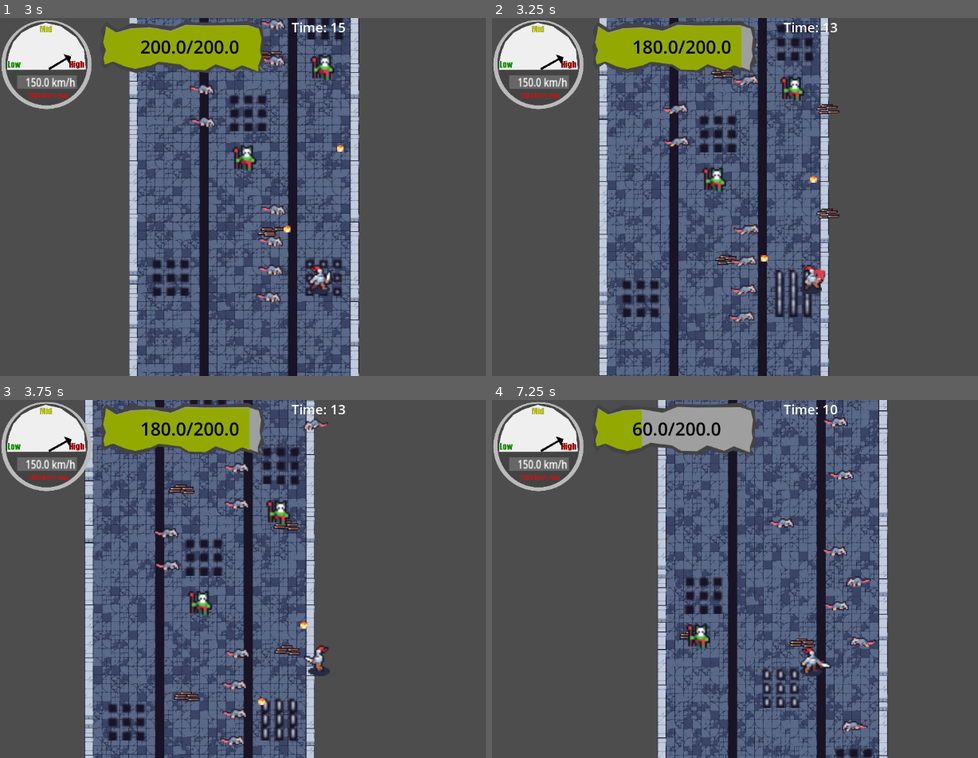
Above: before the commit, frames 1-4 (two rows, left to right).
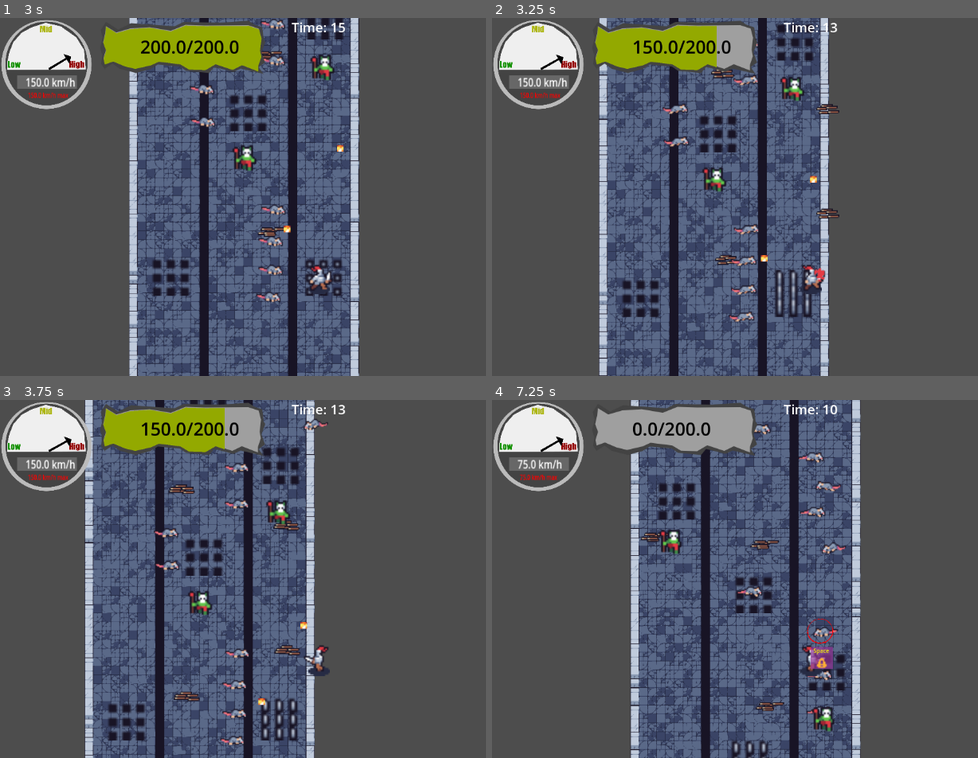
Above: after the commit, the same moments.

Repository: Arsen-Lovecraft/roguelite-runner
Game: Godot game, scene res://_utests_and_debug_instruments/test_run_controller/test_run_controller.tscn
Same seed, same stepped clock (60 frames per second), same inputs: the game is played once before the commit and once after it.
Inputs (mouse positions are in pixels of both pictures, inside the frame that each line leads up to):
- Up to frame 1 (3 s): move the mouse to (456, 179) at 0.52 s; hold D (turn_right) 0.53-1.28 s; click (456, 179) at 0.6 s; move the mouse to (189, 214) at 1.27 s; hold A (turn_left) 1.28-2.03 s; click (189, 214) at 1.35 s; move the mouse to (383, 118) at 2.02 s; hold D (turn_right) from 2.03 s (still down); click (383, 118) at 2.1 s; move the mouse to (286, 268) at 2.77 s; click (286, 268) at 2.85 s
- Up to frame 2 (3.25 s): keep holding D (turn_right)
- Up to frame 3 (3.75 s): move the mouse to (outside the picture) at 3.52 s; release D (turn_right) at 3.53 s; hold A (turn_left) from 3.53 s (still down); click (outside the picture) at 3.6 s
- Up to frame 4 (7.25 s): move the mouse to (618, 525) at 4.27 s; click (618, 525) at 4.35 s; move the mouse to (841, 579) at 5.02 s; click (841, 579) at 5.1 s; move the mouse to (715, 489) at 5.77 s; release A (turn_left) at 5.78 s; hold D (turn_right) from 5.78 s (still down); click (715, 489) at 5.85 s; move the mouse to (948, 561) at 6.52 s; click (948, 561) at 6.6 s

Frame 1 is identical in both runs. In frame 2, 0.6% of the frame differs, in the area x 30-52%, y 2-15%; in frame 3, 0.6%; in frame 4, 35%, in the area x 5-82%, y 0-100%.

Commit message:
Refactoring
Delete Event Bus dependecies
Introduction of DamageTraitDispatcher

Diff:
--- a/_utests_and_debug_instruments/test_run_controller/test_run_controller.tscn
+++ b/_utests_and_debug_instruments/test_run_controller/test_run_controller.tscn
@@ -324,6 +324,6 @@
 [node name="PsPlayer" parent="TestLevel" instance=ExtResource("6_5e023")]
 
 [node name="WinArea" parent="TestLevel" instance=ExtResource("8_ualj2")]
-position = Vector2(102, -8460)
+position = Vector2(338, -1328)
 
 [node name="LevelRunHud" parent="." instance=ExtResource("9_6vkv0")]
--- /dev/null
+++ b/godot_resources/damage_traits/dynamic_obstacle_damage_trait.tres
@@ -0,0 +1,8 @@
+[gd_resource type="Resource" script_class="RDamageTrait" load_steps=2 format=3 uid="uid://b0lxy7x6fn1cj"]
+
+[ext_resource type="Script" uid="uid://by6y6jex5g0ry" path="res://scripts/traits/tr_dangerous_area.gd" id="1_xp5wk"]
+
+[resource]
+script = ExtResource("1_xp5wk")
+damage = 20.0
+metadata/_custom_type_script = "uid://by6y6jex5g0ry"
--- /dev/null
+++ b/godot_resources/damage_traits/fireball_damage_trait.tres
@@ -0,0 +1,8 @@
+[gd_resource type="Resource" script_class="RDamageTrait" load_steps=2 format=3 uid="uid://dce31oihbq8lx"]
+
+[ext_resource type="Script" uid="uid://by6y6jex5g0ry" path="res://scripts/traits/tr_dangerous_area.gd" id="1_wk7rf"]
+
+[resource]
+script = ExtResource("1_wk7rf")
+damage = 45.0
+metadata/_custom_type_script = "uid://by6y6jex5g0ry"
--- /dev/null
+++ b/godot_resources/damage_traits/mage_ai_damage_trait.tres
@@ -0,0 +1,8 @@
+[gd_resource type="Resource" script_class="RDamageTrait" load_steps=2 format=3 uid="uid://0lhgjmw0rnh6"]
+
+[ext_resource type="Script" uid="uid://by6y6jex5g0ry" path="res://scripts/traits/tr_dangerous_area.gd" id="1_m5csn"]
+
+[resource]
+script = ExtResource("1_m5csn")
+damage = 10.0
+metadata/_custom_type_script = "uid://by6y6jex5g0ry"
--- /dev/null
+++ b/godot_resources/damage_traits/melee_ai_damage_trait.tres
@@ -0,0 +1,8 @@
+[gd_resource type="Resource" script_class="RDamageTrait" load_steps=2 format=3 uid="uid://fmw15toubp5r"]
+
+[ext_resource type="Script" uid="uid://by6y6jex5g0ry" path="res://scripts/traits/tr_dangerous_area.gd" id="1_rohe2"]
+
+[resource]
+script = ExtResource("1_rohe2")
+damage = 22.0
+metadata/_custom_type_script = "uid://by6y6jex5g0ry"
--- /dev/null
+++ b/godot_resources/damage_traits/static_obstacle_damage_trait.tres
@@ -0,0 +1,8 @@
+[gd_resource type="Resource" script_class="RDamageTrait" load_steps=2 format=3 uid="uid://c0eiftumq3sr1"]
+
+[ext_resource type="Script" uid="uid://by6y6jex5g0ry" path="res://scripts/traits/tr_dangerous_area.gd" id="1_xad8s"]
+
+[resource]
+script = ExtResource("1_xad8s")
+damage = 50.0
+metadata/_custom_type_script = "uid://by6y6jex5g0ry"
--- a/scenes/level_run/ps_life_timer.gd
+++ b/scenes/level_run/ps_life_timer.gd
@@ -11,7 +11,6 @@
 func _ready() -> void:
     _connect_signals()
     _time_left_timer.wait_time = _time_stamp
-    life_timer_timeout.emit()
     emit_state_every_t(1.0)
 
 func set_time(time: int) -> void:
@@ -36,5 +35,3 @@
 
 func _on_time_left_timer() -> void:
     life_timer_timeout.emit()
-    ##TODO Decouple
-    EventBus.life_time_left.emit()
--- a/scenes/level_run/ps_win_area.gd
+++ b/scenes/level_run/ps_win_area.gd
@@ -1,7 +1,10 @@
 class_name WinArea
 extends Area2D
 
-func _ready() -> void	:
+signal player_completed_level()
+
+func _ready() -> void:
+	add_to_group("win_area")
 	_connect_signals()
 
 func _connect_signals() -> void:
@@ -9,5 +12,4 @@
 
 func _on_body_entered(body: Node2D) -> void:
 	if(body is Player):
-		##TODO Decouple
-		EventBus.player_completed_level.emit()
+		player_completed_level.emit()
--- a/scenes/level_run_obstacles/ai/mage_ai/ps_fireball.gd
+++ b/scenes/level_run_obstacles/ai/mage_ai/ps_fireball.gd
@@ -1,7 +1,7 @@
 class_name Fireball
 extends Area2D
 
-@onready var _damage_trait: RDamageTrait = RDamageTrait.new().duplicate()
+@onready var _damage_trait: RDamageTrait = preload("res://godot_resources/damage_traits/fireball_damage_trait.tres")
 @onready var fireball_visible_on_screen_notifier_2d: VisibleOnScreenNotifier2D = %FireballVisibleOnScreenNotifier2D
 
 var velocity: float = 20
@@ -20,8 +20,6 @@
 func _on_body_entered(body: Node2D) -> void:
 	if(body is Player):
 		_damage_trait.player_damaged.emit(_damage_trait.damage)
-		##TODO Decouple
-		EventBus.player_damaged.emit(_damage_trait.damage)
 		queue_free()
 
 func _on_screen_exited() -> void:
--- a/scenes/level_run_obstacles/ai/mage_ai/ps_mage_ai.gd
+++ b/scenes/level_run_obstacles/ai/mage_ai/ps_mage_ai.gd
@@ -8,7 +8,7 @@
 @export var fireball_velocity: float = 80
 @export var shot_in_advance_time: float = 1.25
 
-@onready var _damage_trait: RDamageTrait = RDamageTrait.new().duplicate()
+@onready var _damage_trait: RDamageTrait = preload("res://godot_resources/damage_traits/mage_ai_damage_trait.tres")
 @onready var _cooldown_timer: Timer = %CooldownTimer
 @onready var _fireball_ps: PackedScene = preload("res://scenes/level_run_obstacles/ai/mage_ai/ps_fireball.tscn")
 
@@ -23,8 +23,6 @@
 func _on_body_entered(body: Node2D) -> void:
 	if(body is Player):
 		_damage_trait.player_damaged.emit(_damage_trait.damage)
-		##TODO Decouple
-		EventBus.player_damaged.emit(_damage_trait.damage)
 		mage_died.emit()
 		queue_free()
 
--- a/scenes/level_run_obstacles/ai/melee_ai/ps_melee_ai.gd
+++ b/scenes/level_run_obstacles/ai/melee_ai/ps_melee_ai.gd
@@ -6,7 +6,7 @@
 
 var velocity: float = 0.0
 
-@onready var damage_trait: RDamageTrait = RDamageTrait.new().duplicate()
+@onready var damage_trait: RDamageTrait = preload("res://godot_resources/damage_traits/melee_ai_damage_trait.tres")
 
 func _ready() -> void:
 	velocity = speed
@@ -31,6 +31,4 @@
 func _on_body_entered(body: Node2D) -> void:
 	if(body is Player):
 		damage_trait.player_damaged.emit(damage_trait.damage)
-		##TODO Decouple
-		EventBus.player_damaged.emit(damage_trait.damage)
 		queue_free()
--- a/scenes/level_run_obstacles/not_ai/ps_dynamic_obstacle.gd
+++ b/scenes/level_run_obstacles/not_ai/ps_dynamic_obstacle.gd
@@ -1,7 +1,7 @@
 class_name DynamicObstacle
 extends Area2D
 
-@onready var damage_trait: RDamageTrait = RDamageTrait.new().duplicate()
+@onready var damage_trait: RDamageTrait = preload("res://godot_resources/damage_traits/dynamic_obstacle_damage_trait.tres")
 
 func _ready() -> void:
 	_connect_signals()
@@ -12,6 +12,4 @@
 func _on_body_entered(body: Node2D) -> void:
 	if( body is Player):
 		damage_trait.player_damaged.emit(damage_trait.damage)
-		##TODO Decouple
-		EventBus.player_damaged.emit(damage_trait.damage)
 		queue_free()
--- a/scenes/level_run_obstacles/not_ai/ps_static_obstacle.gd
+++ b/scenes/level_run_obstacles/not_ai/ps_static_obstacle.gd
@@ -3,7 +3,7 @@
 
 @onready var _static_obstacle_animation_player: AnimationPlayer = %StaticObstacleAnimationPlayer
 
-@onready var damage_trait: RDamageTrait = RDamageTrait.new().duplicate()
+@onready var damage_trait: RDamageTrait = preload("res://godot_resources/damage_traits/static_obstacle_damage_trait.tres")
 
 func  _ready() -> void:
 	_connect_signals()
@@ -19,8 +19,6 @@
 	for i: Node2D in self.get_overlapping_bodies():
 		if(i is Player):
 			damage_trait.player_damaged.emit(damage_trait.damage)
-			##TODO Decouple
-			EventBus.player_damaged.emit(damage_trait.damage)
 
 func _on_body_entered(body: Node2D) -> void:
 	if( body is Player):
--- a/scenes/player/player_animation_tree.gd
+++ b/scenes/player/player_animation_tree.gd
@@ -14,14 +14,14 @@
 	_update_animations_speed()
 
 func _connect_signals() -> void:
-	if EventBus.life_time_left.connect(_on_life_time_left): printerr("Fail: ",get_stack())
+	if _player.lost.connect(_on_lost): printerr("Fail: ",get_stack())
 	if _player.moved_left.connect(_on_moved_left): printerr("Fail: ",get_stack())
 	if _player.moved_right.connect(_on_moved_right): printerr("Fail: ",get_stack())
 	if _player.moved_up.connect(_on_moved_up): printerr("Fail: ",get_stack())
 	if _player.smashed.connect(_on_smashed): printerr("Fail: ",get_stack())
-	if EventBus.player_damaged.connect(_on_player_damaged): printerr("Fail: ",get_stack())
+	if _player.player_is_damaged.connect(_on_player_is_damaged): printerr("Fail: ",get_stack())
 
-func _on_life_time_left() -> void:
+func _on_lost() -> void:
 	if(_animation_state_machine_playback.get_current_node() == "steering_up" or
 	_animation_state_machine_playback.get_current_node() == "smash_up"):
 		_animation_state_machine_playback.start("death_up")
@@ -51,7 +51,7 @@
 	elif(_animation_state_machine_playback.get_current_node() == "steering_right"):
 		_animation_state_machine_playback.travel("smash_right")
 
-func _on_player_damaged(_damage: float) -> void:
+func _on_player_is_damaged() -> void:
 	if (randi_range(0,1) == 0 and !_vfx_animation_player.is_playing()):
 		_vfx_animation_player.play("blood_left")
 	elif(!_vfx_animation_player.is_playing()):
--- a/scenes/player/ps_player.gd
+++ b/scenes/player/ps_player.gd
@@ -5,6 +5,8 @@
 signal moved_left()
 signal moved_up()
 signal smashed()
+signal player_is_damaged()
+signal lost()
 
 var player_data: RPlayerData = preload("res://godot_resources/r_default_player_data.tres")
 @onready var smash_area_2d: SmashArea2D = %SmashArea2D
@@ -25,8 +27,6 @@
 
 func _connect_signals() -> void:
 	if player_data.player_stamina_waste.connect(_on_player_stamina_waste): printerr("Fail: ",get_stack())
-	if EventBus.life_time_left.connect(_on_life_time_left): printerr("Fail: ",get_stack())
-	if EventBus.player_damaged.connect(_on_player_damaged): printerr("Fail: ",get_stack())
 
 func _move_player(delta: float) -> void:
 	if(velocity.y < player_data.current_velocity):
@@ -71,9 +71,11 @@
 	if(player_data.current_velocity != 0):
 		player_data.current_velocity += 75
 
-func _on_life_time_left() -> void:
+func _on_lost() -> void:
+	lost.emit()
 	player_data.max_velocity = 0
 	player_data.steering_velocity = 0
 
-func _on_player_damaged(damage: float) -> void:
+func _on_player_is_damaged(damage: float) -> void:
+	player_is_damaged.emit()
 	player_data.stamina -= damage
--- a/scenes/player/ps_player.tscn
+++ b/scenes/player/ps_player.tscn
@@ -884,7 +884,6 @@
 scale = Vector2(2.75, 2.75)
 texture = ExtResource("2_nrv1g")
 hframes = 6
-frame = 2
 
 [node name="BloodVFXSprite2D" type="Sprite2D" parent="."]
 visible = false
--- a/scenes/ui/ps_timer_ui.gd
+++ b/scenes/ui/ps_timer_ui.gd
@@ -1,22 +1,23 @@
 class_name UITimer
 extends Control
 
-@onready var time_label: Label = %TimeLabel
+@onready var _time_label: Label = %TimeLabel
 
 func _ready() -> void:
-	#TODO	 private access
+	_connect_signals()
+
+func _connect_signals() -> void:
 	(get_tree().get_first_node_in_group("run_controller") as RunController)._life_timer.time_updated.connect(_on_timer_updated)
 	(get_tree().get_first_node_in_group("run_controller") as RunController).won.connect(_on_won)
 	(get_tree().get_first_node_in_group("run_controller") as RunController).lost.connect(_on_lost)
 
-
 func _on_timer_updated(time: int) -> void:
-	time_label.text = "Time: " + str(time)
+	_time_label.text = "Time: " + str(time)
 
 func _on_won() -> void:
-	time_label.text = "Win!"
+	_time_label.text = "Win!"
 	(get_tree().get_first_node_in_group("run_controller") as RunController)._life_timer.time_updated.disconnect(_on_timer_updated)
 
 func _on_lost() -> void:
-	time_label.text = "Time is out. You lost!"
+	_time_label.text = "Time is out. You lost!"
 	(get_tree().get_first_node_in_group("run_controller") as RunController)._life_timer.time_updated.disconnect(_on_timer_updated)
--- a/scripts/autoload/event_bus.gd
+++ b/scripts/autoload/event_bus.gd
@@ -1,10 +1 @@
 extends Node
-
-@warning_ignore("unused_signal")
-signal player_damaged(damage: float)
-
-@warning_ignore("unused_signal")
-signal player_completed_level()
-
-@warning_ignore("unused_signal")
-signal life_time_left()
--- a/scripts/core/run_controller.gd
+++ b/scripts/core/run_controller.gd
@@ -4,14 +4,17 @@
 signal won()
 signal lost()
 
-var _life_timer: LifeTimer = preload("res://scenes/level_run/ps_life_timer.tscn").instantiate()
 var _player_data: RPlayerData = preload("res://godot_resources/r_default_player_data.tres")
+var _life_timer: LifeTimer
+var _damage_traits_dispatcher: DamageTraitsDispatcher
 
 func _init() -> void:
 	self.add_to_group("run_controller")
-	_life_timer.set_time(_player_data.default_start_time)
+	_life_timer = preload("res://scenes/level_run/ps_life_timer.tscn").instantiate()
+	_damage_traits_dispatcher = DamageTraitsDispatcher.new()
 
 func _ready() -> void:
+	_life_timer.set_time(_player_data.default_start_time)
 	add_child(_life_timer)
 	_connect_signals()
 	start_level_run()
@@ -28,7 +31,9 @@
 
 func _connect_signals() -> void:
 	if _life_timer.life_timer_timeout.connect(_on_life_timer_timeout): printerr("Fail: ",get_stack())
-	if EventBus.player_completed_level.connect(_on_player_completed_level): printerr("Fail: ",get_stack())
+	if (get_tree().get_first_node_in_group("win_area") as WinArea).player_completed_level.connect(_on_player_completed_level): printerr("Fail: ",get_stack())
+	if _damage_traits_dispatcher.player_is_damaged.connect((get_tree().get_first_node_in_group("player")as Player)._on_player_is_damaged): printerr("Fail: ",get_stack())
+	if _life_timer.life_timer_timeout.connect((get_tree().get_first_node_in_group("player") as Player)._on_lost): printerr("Fail: ",get_stack())
 
 func _on_life_timer_timeout() -> void:
 	end_level_lose()
--- /dev/null
+++ b/scripts/traits/damage_traits_dispatcher.gd
@@ -0,0 +1,30 @@
+class_name DamageTraitsDispatcher
+extends RefCounted
+
+signal player_is_damaged(damage: float)
+
+var _traits: Array[RDamageTrait]
+
+func _init() -> void:
+	_load_traits()
+	_connect_signals()
+
+func _load_traits() -> void:
+	var dir: DirAccess = DirAccess.open("res://godot_resources/damage_traits/")
+	print(dir)
+	if(dir and !dir.list_dir_begin()):
+		var file_name: String = dir.get_next()
+		while (file_name != ""):
+			if(not dir.current_is_dir() and (file_name.ends_with(".tres") or file_name.ends_with(".res"))):
+				var full_path: String = "res://godot_resources/damage_traits/" + file_name
+				var resource: Resource = load(full_path)
+				if(resource is RDamageTrait):
+					_traits.append(resource as RDamageTrait)
+			file_name = dir.get_next()
+
+func _connect_signals() -> void:
+	for tr: RDamageTrait in _traits:
+		if tr.player_damaged.connect(_on_player_damaged) : printerr("Fail: ", get_stack())
+
+func _on_player_damaged(damage: float) -> void:
+	player_is_damaged.emit(damage)
Not shown, added: scripts/traits/damage_traits_dispatcher.gd.uid
